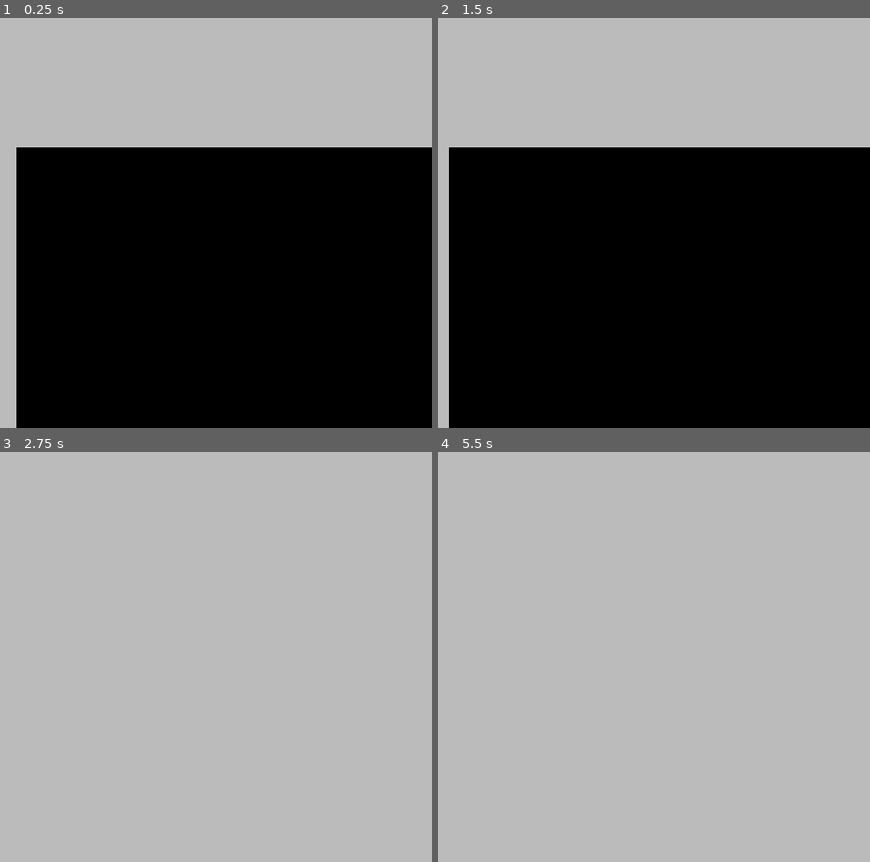
Above: before the commit, frames 1-4 (two rows, left to right).
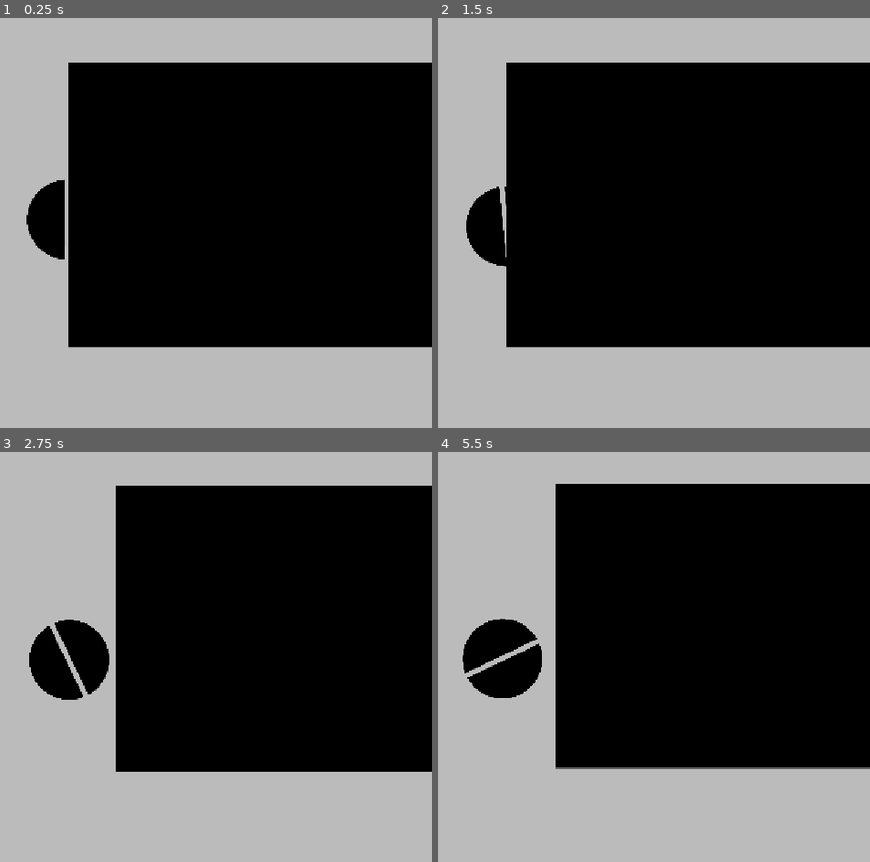
Above: after the commit, the same moments.

Repository: Martycat111/Bingbong
Game: Godot game, scene res://Scenes/game.tscn
The game is run twice, just before and just after one commit, with the same random seed, the same clock (stepped at 60 frames per second) and the same inputs.
Inputs:
- Up to frame 1 (0.25 s): no input
- Up to frame 2 (1.5 s): hold Right (rotate clockwise) 0.53-1.28 s; tap Left (rotate counterclockwise) at 0.8, 1.35 s
- Up to frame 3 (2.75 s): tap Space (shoot) at 1.55 s; tap Enter at 2 s; hold Space (shoot) from 2.03 s (still down); tap Right (rotate clockwise) at 2.3 s
- Up to frame 4 (5.5 s): release Space (shoot) at 2.78 s; tap Right (rotate clockwise) at 2.85, 4.55 s; tap Left (rotate counterclockwise) at 3.05, 5.3 s; hold Left (rotate counterclockwise) 3.53-4.28 s; tap Space (shoot) at 3.8, 4.35, 5 s; hold Right (rotate clockwise) from 5.03 s (still down)

The runs differ from the first frame. In frame 1, 41% of the frame differs, in the area x 3-100%, y 10-100%; in frame 2, 42%; in frame 3, 54%, in the area x 6-100%, y 8-78%; in frame 4, 53%.

Commit message:
igt piush tired

Diff:
--- a/Scenes/Player.tscn
+++ b/Scenes/Player.tscn
@@ -1,5 +1,6 @@
 [gd_scene format=3 uid="uid://bolboguflol40"]
 
+[ext_resource type="Texture2D" uid="uid://tmdyv1i47r8" path="res://Assets/Player bingbong.png" id="1_rpqav"]
 [ext_resource type="Script" uid="uid://bkqf7uyfxaj4k" path="res://Scenes/player_bingbong.gd" id="2_kyqiw"]
 
 [sub_resource type="CircleShape2D" id="CircleShape2D_2d2hh"]
@@ -8,7 +9,6 @@
 [node name="Player" type="Node2D" unique_id=1367422132]
 
 [node name="PlayerBingbong" type="CharacterBody2D" parent="." unique_id=1211805969]
-position = Vector2(81.5, 586.875)
 scale = Vector2(0.20731708, 0.19611181)
 script = ExtResource("2_kyqiw")
 
@@ -16,4 +16,8 @@
 scale = Vector2(0.9999998, 0.9999999)
 shape = SubResource("CircleShape2D_2d2hh")
 
+[node name="PlayerBingbong2" type="Sprite2D" parent="PlayerBingbong" unique_id=1192223084]
+scale = Vector2(0.96470577, 1.0198263)
+texture = ExtResource("1_rpqav")
+
 [node name="Camera2D" type="Camera2D" parent="PlayerBingbong" unique_id=231988484]
--- a/Scenes/player_bingbong.gd
+++ b/Scenes/player_bingbong.gd
@@ -1,6 +1,6 @@
 extends CharacterBody2D
 
-@export var speed = 400
+@export var speed = 4000
 var screen_side
 
 # Called when the node enters the scene tree for the first time.
@@ -8,15 +8,13 @@
 	rotation = PI
 	rotation_degrees = 0
 
-func _input(event: InputEvent) -> void:
-	if event.is_action_pressed("rotate clockwise"):
-		self.rotate(-1)
-	if event.is_action_pressed("rotate counterclockwise"):
-		self.rotate(1)
 
 func _physics_process(delta: float) -> void:
+	if Input.is_action_pressed("rotate clockwise"):
+		#self.rotate_degrees(45)
+		self.rotation_degrees -= 5
+	if Input.is_action_pressed("rotate counterclockwise"):
+		self.rotation_degrees += 5
 	if Input.is_action_pressed("shoot"):
-		position.x += 10 * rotation/(2*PI)
-		position.y += 10 * (2*PI) - rotation*(2*PI)
-	velocity = Vector2(1, 0).rotated(rotation) * speed * delta
+		velocity = Vector2(1, 0).rotated(rotation) * speed * delta
 	move_and_slide()
